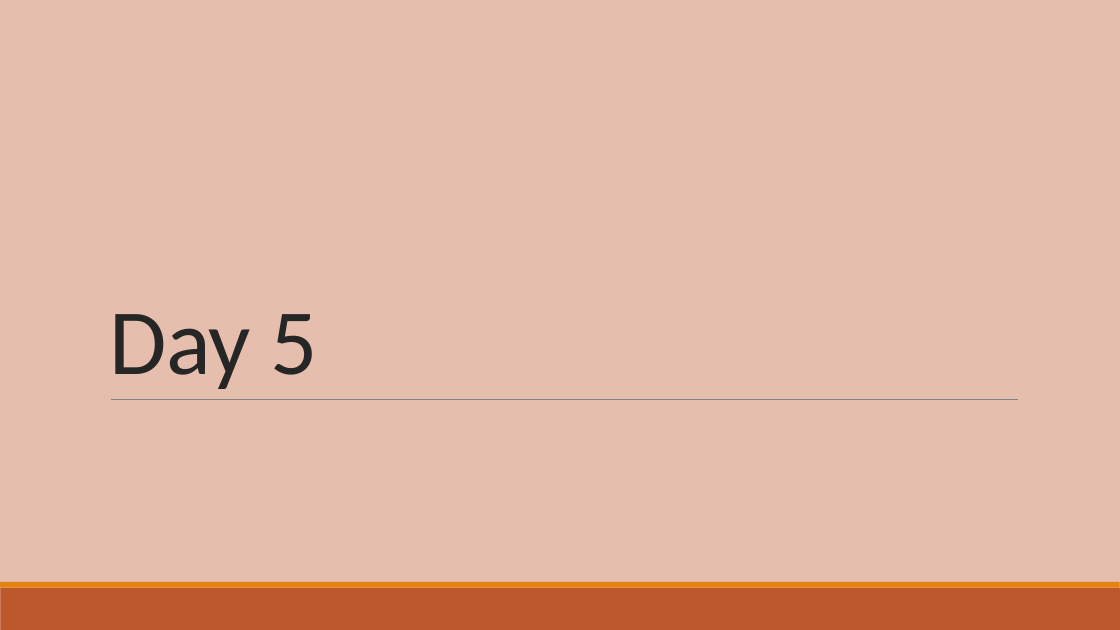
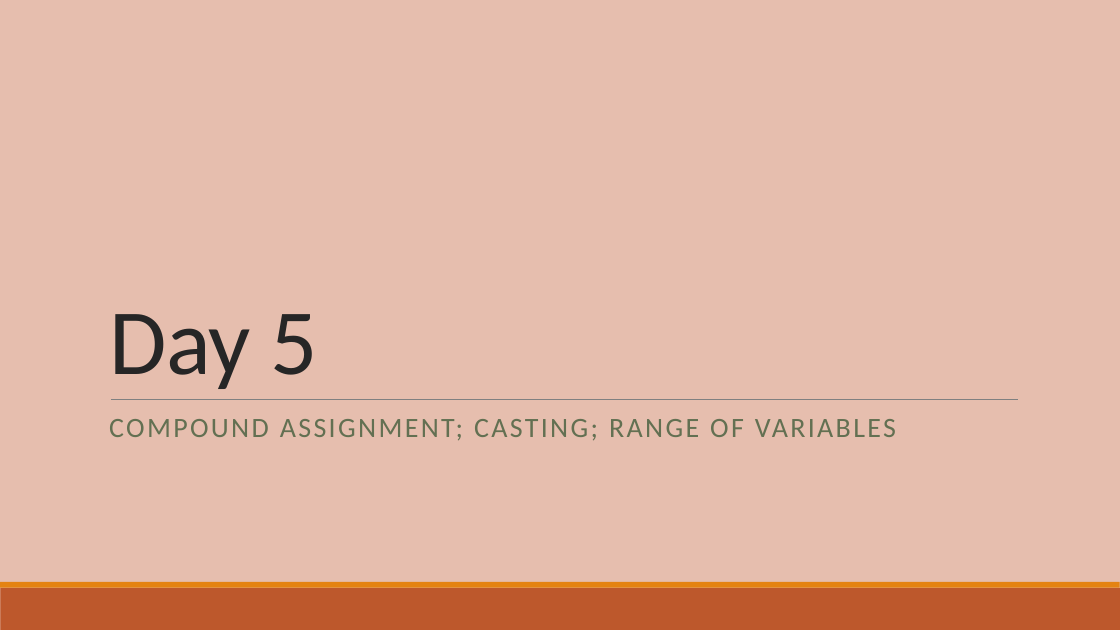
Before and after one commit to thewangclass/apcsa-curriculum, a slide deck: slide 2 of 01_Unit/PowerPoints/05_CompoundAssignmentCastingRangeofVariables.pptx. Drawn at 1120x630 pixels with LibreOffice and Linux fonts; fonts in the diff are those of the drawing. Boxes give left, top, right and bottom in pixels: in the first picture for what was removed or moved away, otherwise in the second. Text is boxed around its words. In the diff, an @@ line names an element or a change of style, - is before the commit and + after.

```diff
--- a/01_Unit/PowerPoints/05_CompoundAssignmentCastingRangeofVariables.pptx
+++ b/01_Unit/PowerPoints/05_CompoundAssignmentCastingRangeofVariables.pptx
@@ text added at box(109, 419, 896, 440), 24 pt, text #637052 @@
+COMPOUND ASSIGNMENT; CASTING; RANGE OF VARIABLES
```
Also in this commit, not shown: 6 other slides changed, 7 other files.
